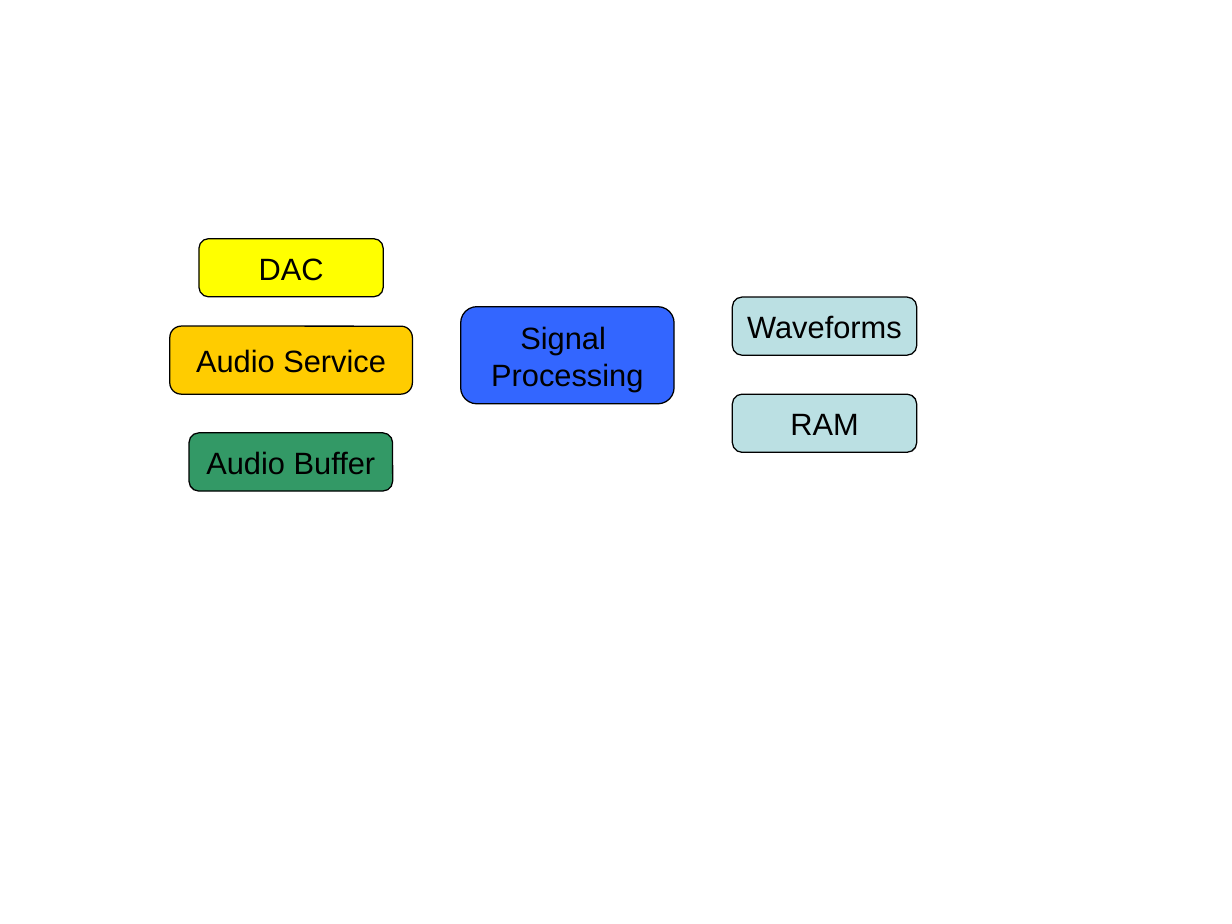
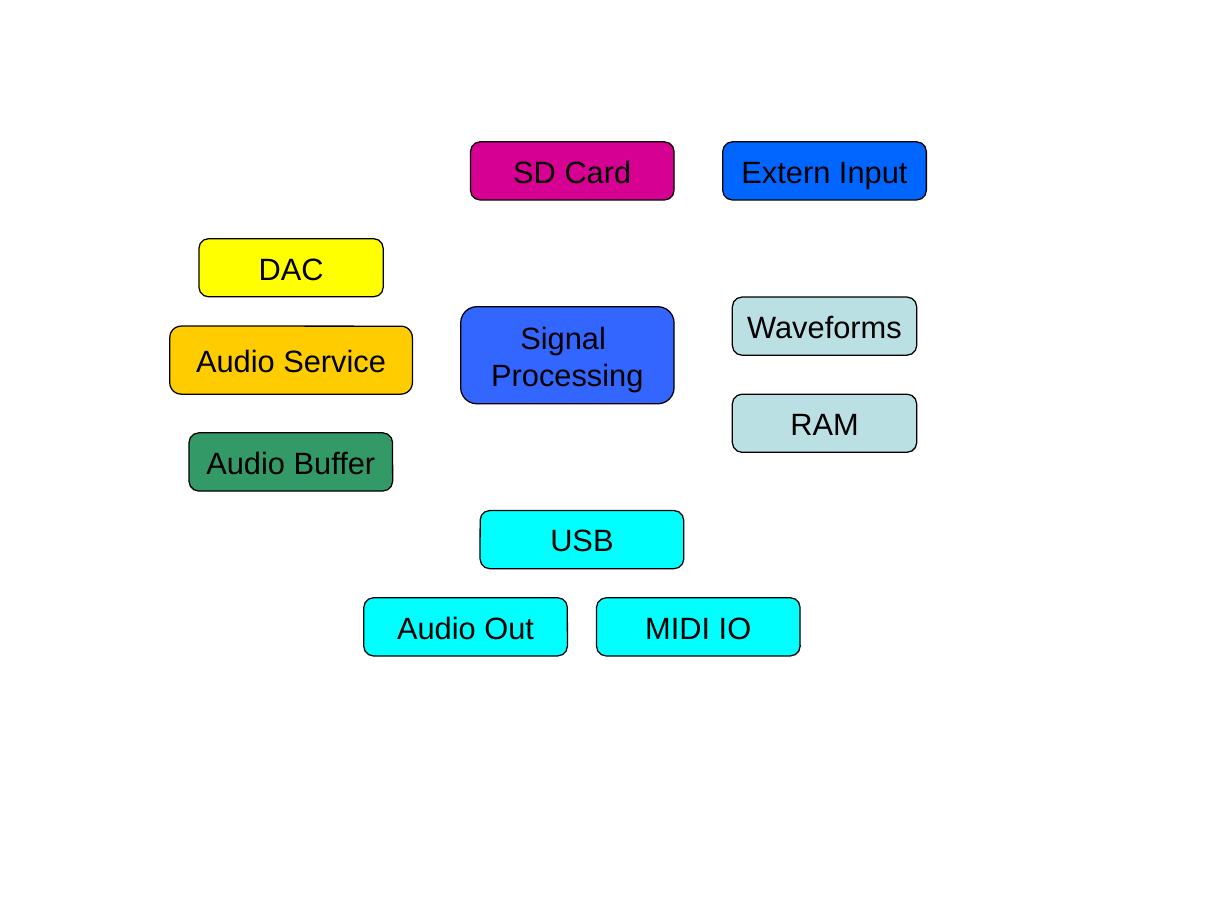
Before and after one commit to AdrianGin/pic-source, a slide deck: slide 1 of STMF4_Synth/STM32F4 Synth.ppt. Drawn at 1232x924 pixels with LibreOffice and Linux fonts; fonts in the diff are those of the drawing. Boxes give left, top, right and bottom in pixels: in the first picture for what was removed or moved away, otherwise in the second. Text is boxed around its words. In the diff, an @@ line names an element or a change of style, - is before the commit and + after.

```diff
--- a/STMF4_Synth/STM32F4 Synth.ppt
+++ b/STMF4_Synth/STM32F4 Synth.ppt
@@ rounded rectangle added at (471,142,674,200), fill #D60093, outline #000000 0.74 pt, 18 pt, text #000000 @@
+SD Card
@@ rounded rectangle added at (723,142,926,200), fill #0066FF, outline #000000 0.74 pt, 18 pt, text #000000 @@
+Extern Input
@@ rounded rectangle added at (480,510,684,568), fill #00FFFF, outline #000000 0.74 pt, 18 pt, text #000000 @@
+USB
@@ rounded rectangle added at (363,598,567,655), fill #00FFFF, outline #000000 0.74 pt, 18 pt, text #000000 @@
+Audio Out
@@ rounded rectangle added at (596,598,800,655), fill #00FFFF, outline #000000 0.74 pt, 18 pt, text #000000 @@
+MIDI IO
```
Also in this commit, not shown: 1 slide added, 3 other files.
